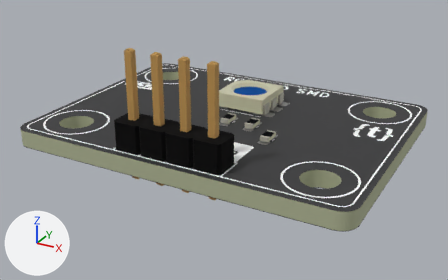
The glTF model assets/img/kit/s32.glb: old version first, new version second.
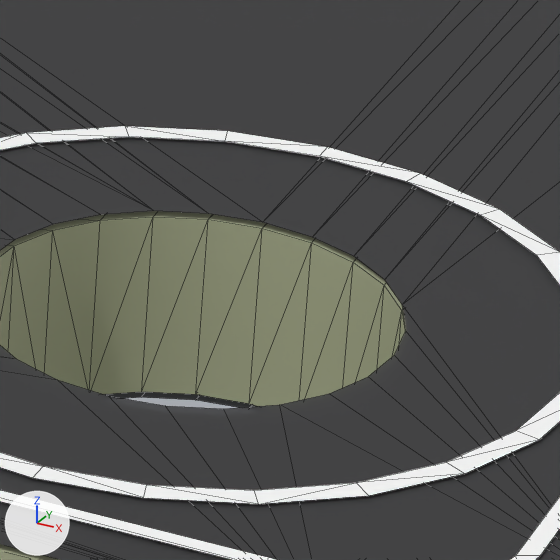
The first picture shows the older version from a 50 mm lens placed at (0.1419, -0.1605, 0.0233), pointed at (0.1163, -0.114, 0.0). The close-ups show the older and then the newer version on the part from 67% to 80% of the width and 53% to 73% of the height of that picture. Only the edits that show in the close-ups are written down. Lighting does not change. The marker at lower left points along +X, +Y and +Z. The close-ups show mesh edges as thin lines. Where no turn or scale is listed for an object, it has been applied to the vertices. Vertices at exactly the same position are counted once.

In view in the first close-up: '=>[0:1:1:10]', '=>[0:1:1:6]', '=>[0:1:1:8]', '=>[0:1:1:9]'.
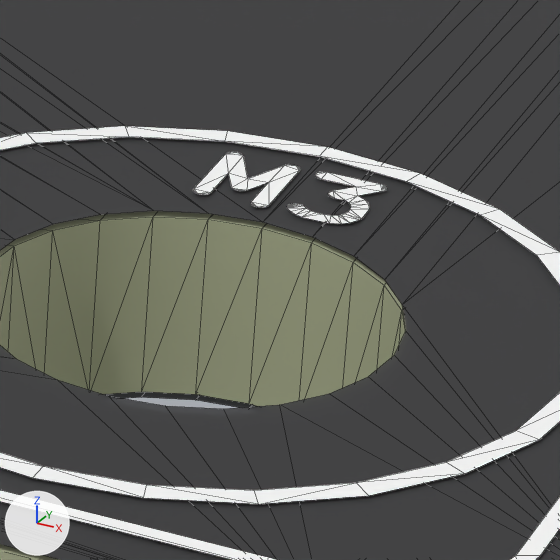
Boxes [x1, y1, x2, y2] around the edits, measured in the close-ups (560 x 560 px):
```json
{"part": 1, "of": "me_rgb_smd_silkscreen", "change": "added", "after": [287, 172, 387, 224]}
{"part": 2, "of": "me_rgb_smd_silkscreen", "change": "added", "after": [193, 152, 300, 208]}
```

The change, as JSON lines over the scene's bpy script:
```json
{"block": "me_rgb_smd_silkscreen", "where": "# used by ob_0_1_1_6; location = (0.0, 0.0, 0.0)"}
{"op": "remove", "block": "me_rgb_smd_silkscreen", "code": "me_rgb_smd_silkscreen.from_pydata(...)  # 1846 vertices, 1824 faces; spans x 0.1005..0.1315, y -0.1235..-0.1005, z 0.0016"}
{"op": "add", "block": "me_rgb_smd_silkscreen", "code": "me_rgb_smd_silkscreen.from_pydata(...)  # 2406 vertices, 2368 faces; spans x 0.1005..0.1315, y -0.1235..-0.1005, z 0.0016"}
{"block": "me_rgb_smd_silkscreen", "change": "me_rgb_smd_silkscreen part 1: a new loose piece of 75 vertices spanning x 0.1281..0.1287, y -0.1182..-0.1174, z 0.0016, in mat_mat_7 (white #fbfbfb)"}
{"block": "me_rgb_smd_silkscreen", "change": "me_rgb_smd_silkscreen part 2: a new loose piece of 65 vertices spanning x 0.1273..0.128, y -0.1182..-0.1174, z 0.0016, in mat_mat_7 (white #fbfbfb)"}
{"block": "me_rgb_smd_silkscreen", "change": "other edits to the shape of me_rgb_smd_silkscreen do not show in these pictures"}
```
